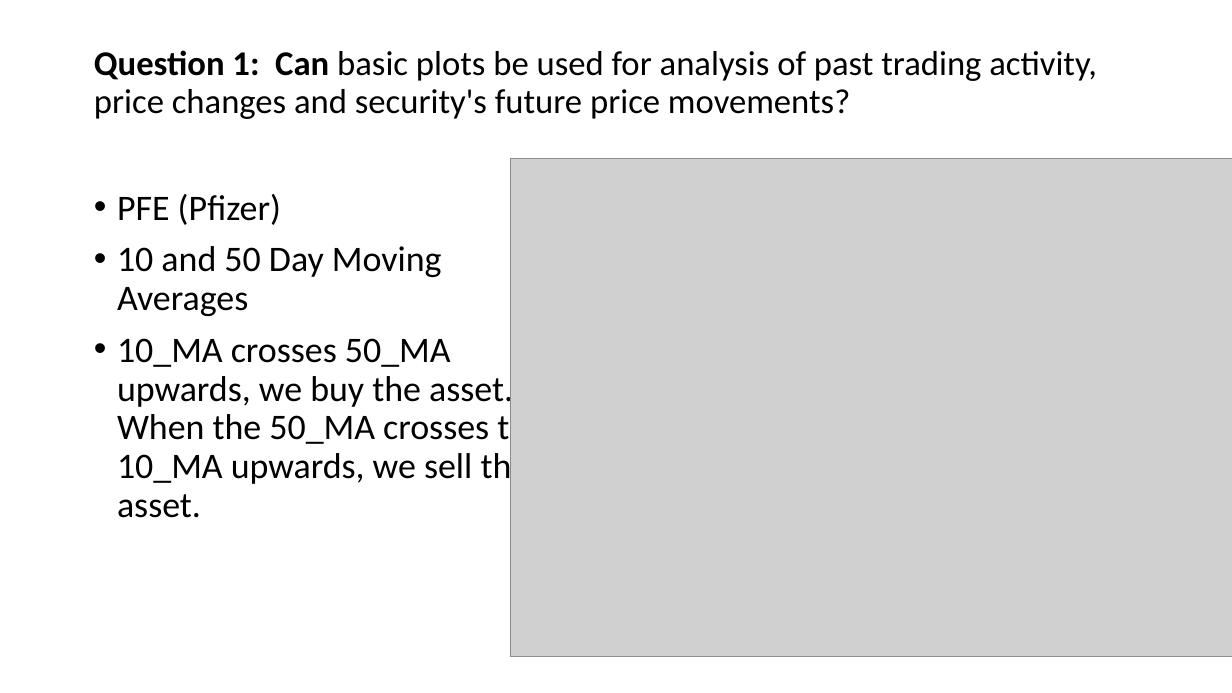
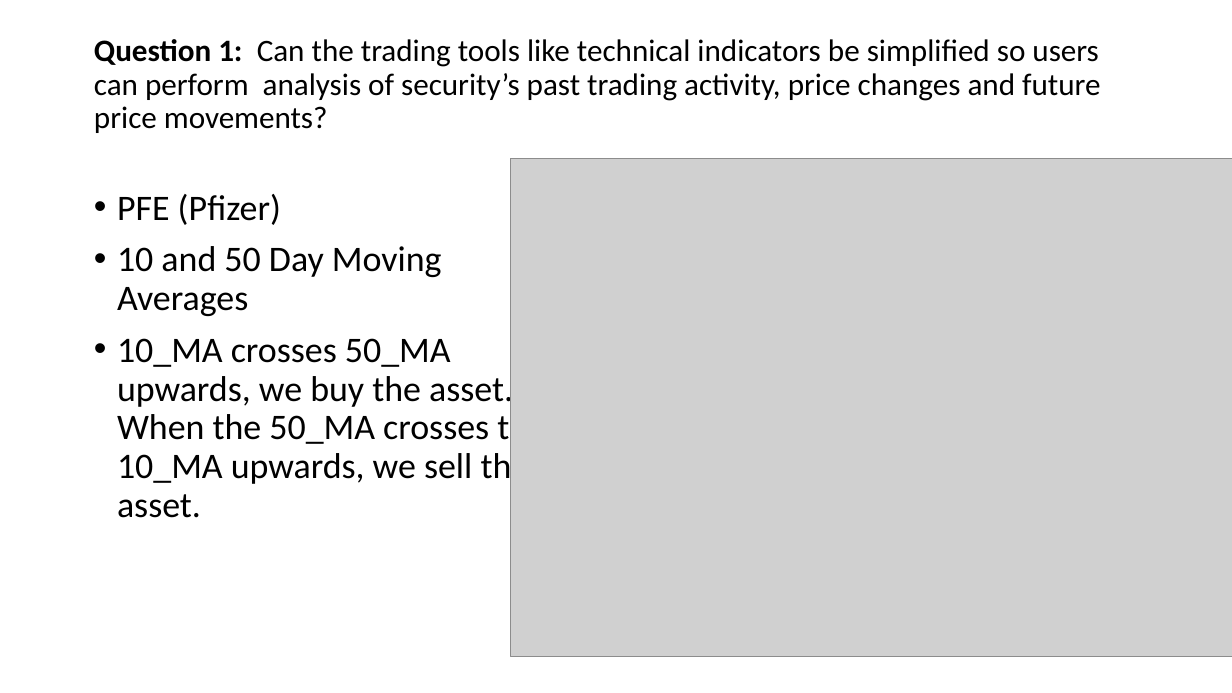
Before and after one commit to davidrtorres/Model-5-Stock-Price-Forecasting, a slide deck: slide 3 of Presentation1.pptx. Drawn at 1232x693 pixels with LibreOffice and Linux fonts; fonts in the diff are those of the drawing; grey boxes stand for pictures. Boxes give left, top, right and bottom in pixels: in the first picture for what was removed or moved away, otherwise in the second. Text is boxed around its words. In the diff, an @@ line names an element or a change of style, - is before the commit and + after.

```diff
--- a/Presentation1.pptx
+++ b/Presentation1.pptx
@@ title at [94, 39, 1101, 133]: text changed; size 27 to 24.3 pt @@
-Question 1: Can basic plots be used for analysis of past trading activity, price changes and security's future price movements?
+Question 1: Can the trading tools like technical indicators be simplified so users can perform analysis of security’s past trading activity, price changes and future price movements?
```
Also in this commit, not shown: 3 other slides changed, 5 slides added, 1 other file.
